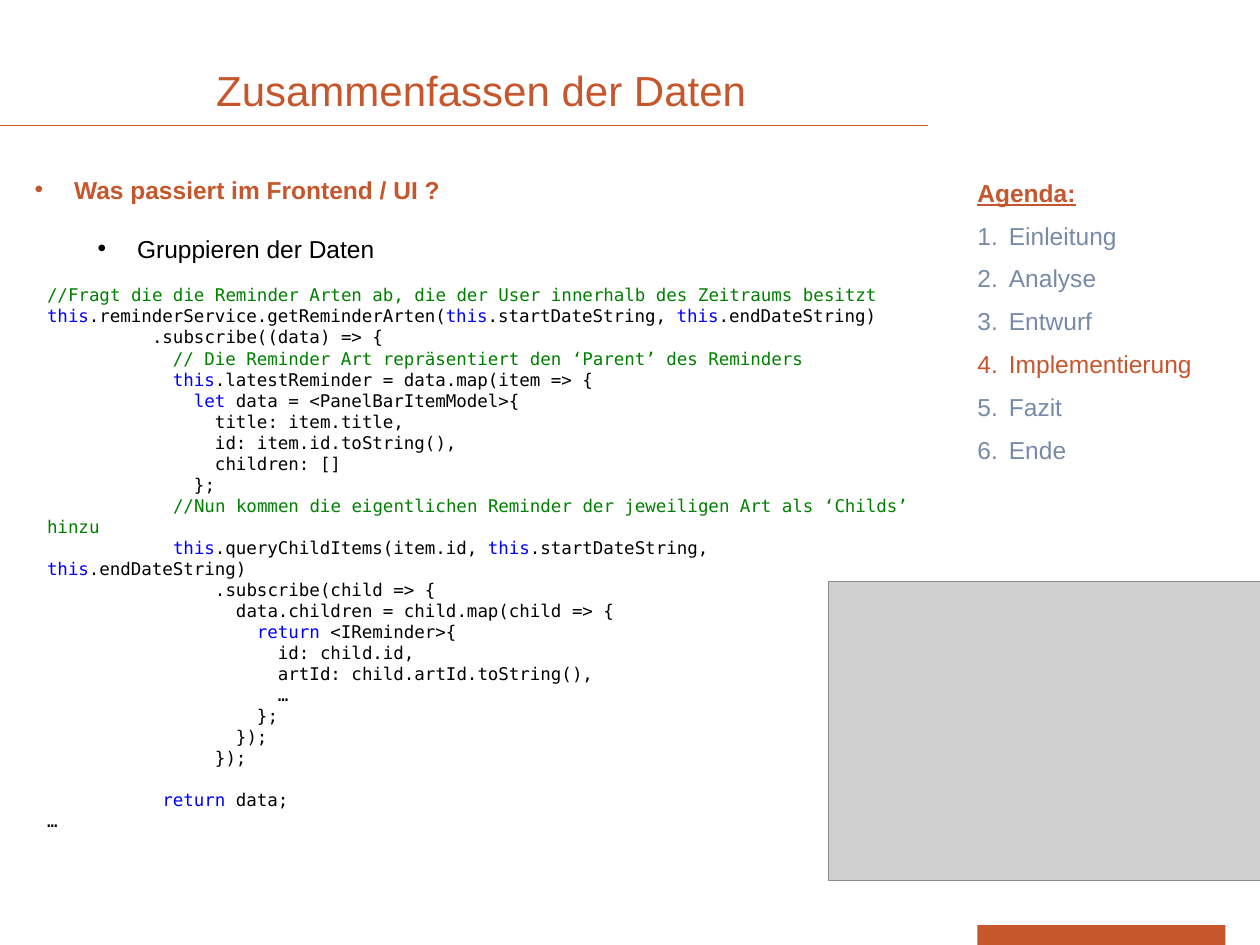
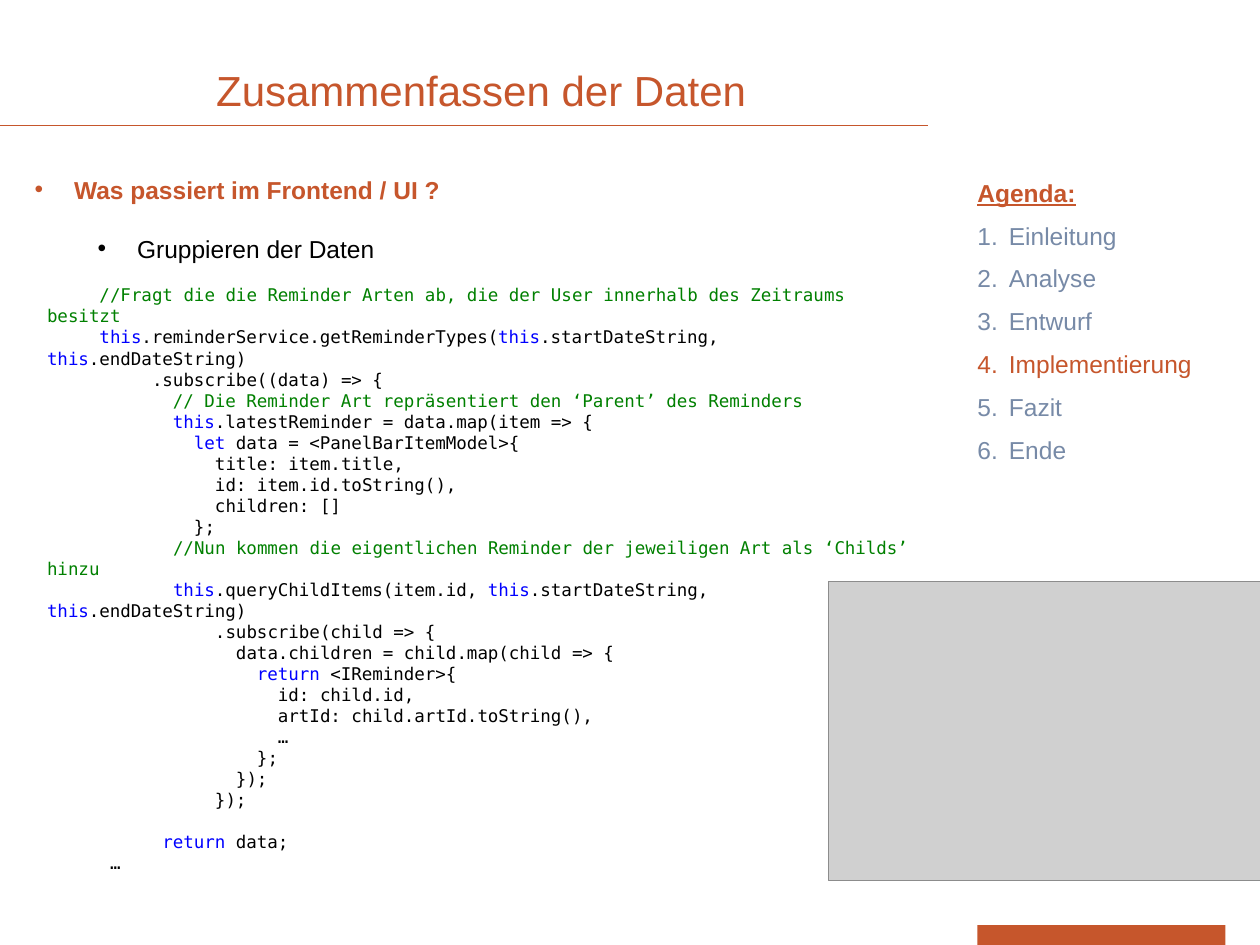
Before and after one commit to devonik/myownpage, a slide deck: slide 13 of PräsentationOhneVideo.pptx (slide 14 before the commit). Drawn at 1260x945 pixels with LibreOffice and Linux fonts; fonts in the diff are those of the drawing; grey boxes stand for pictures; background and template pictures are left out. Boxes give left, top, right and bottom in pixels: in the first picture for what was removed or moved away, otherwise in the second. Text is boxed around its words. In the diff, an @@ line names an element or a change of style, - is before the commit and + after.

```diff
--- a/PräsentationOhneVideo.pptx
+++ b/PräsentationOhneVideo.pptx
@@ text at bbox=[47, 330, 718, 369]: text changed @@
-this.reminderService.getReminderArten(this.startDateString, this.endDateString)
+this.reminderService.getReminderTypes(this.startDateString, this.endDateString)
```
Also in this commit, not shown: 13 other slides changed.
